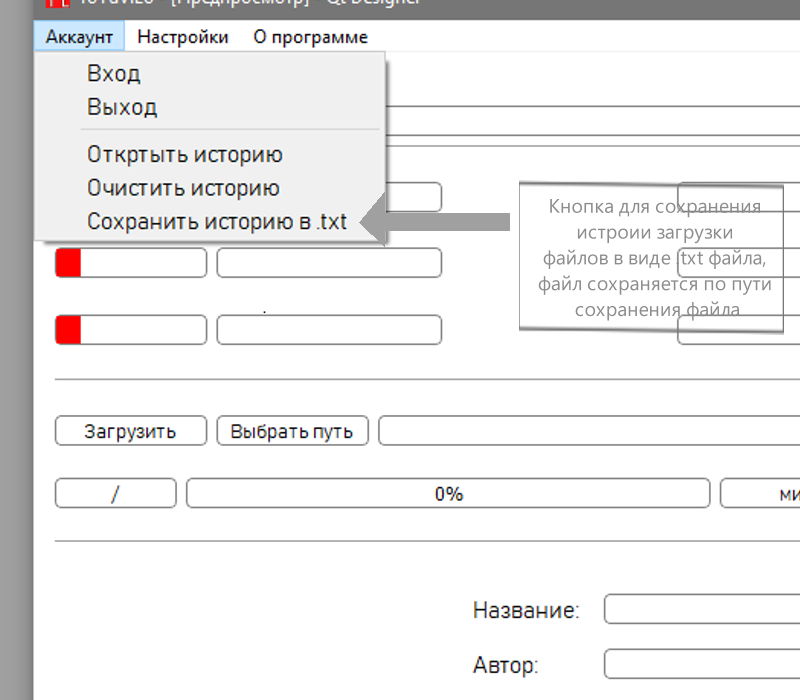
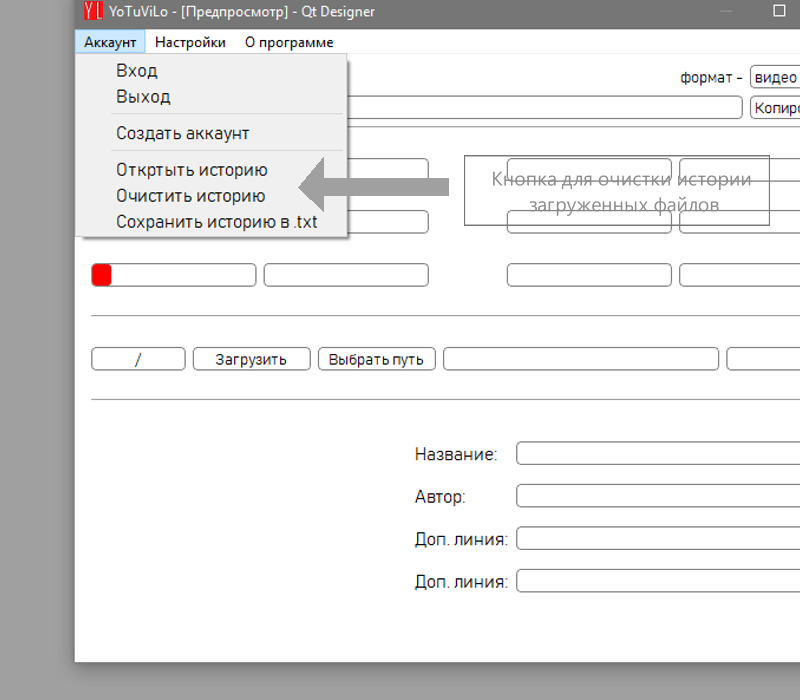
Before/after of a 800x700 layered artwork. What changed in the layer stack:
painted on "Обычный слой 2" over [429, 98, 800, 381]
painted on "Обычный слой 1" over [255, 116, 572, 279]
added layer "Обычный слой 1 (вставлено)" (1st of 2) above "Обычный слой 1 (вставлено)" over [12, 0, 800, 700]
painted on "Обычный слой 1 (вставлено)" (2nd of 2) over [12, 0, 800, 700]
painted on "Фон" (1st of 3) over [12, 0, 800, 700]
